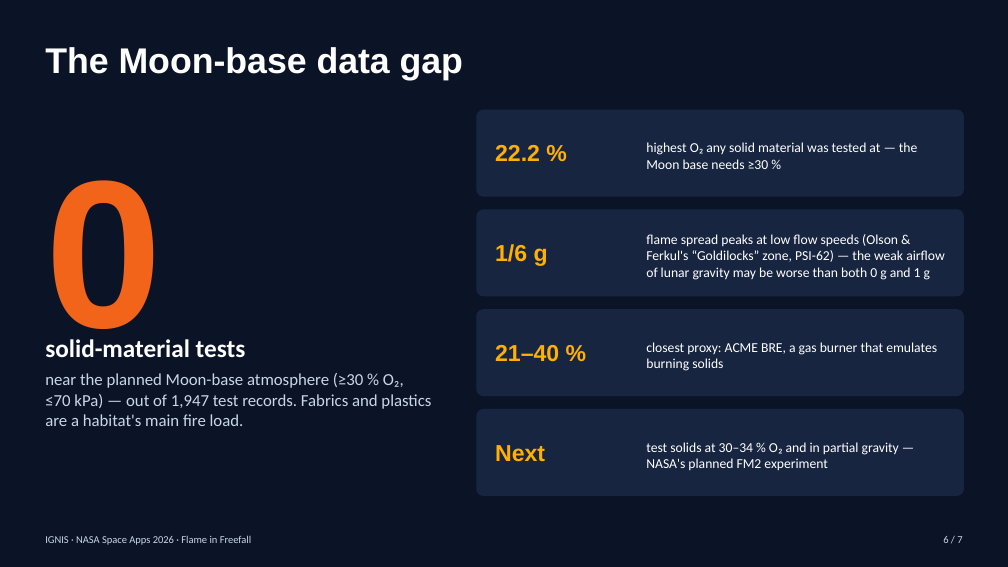
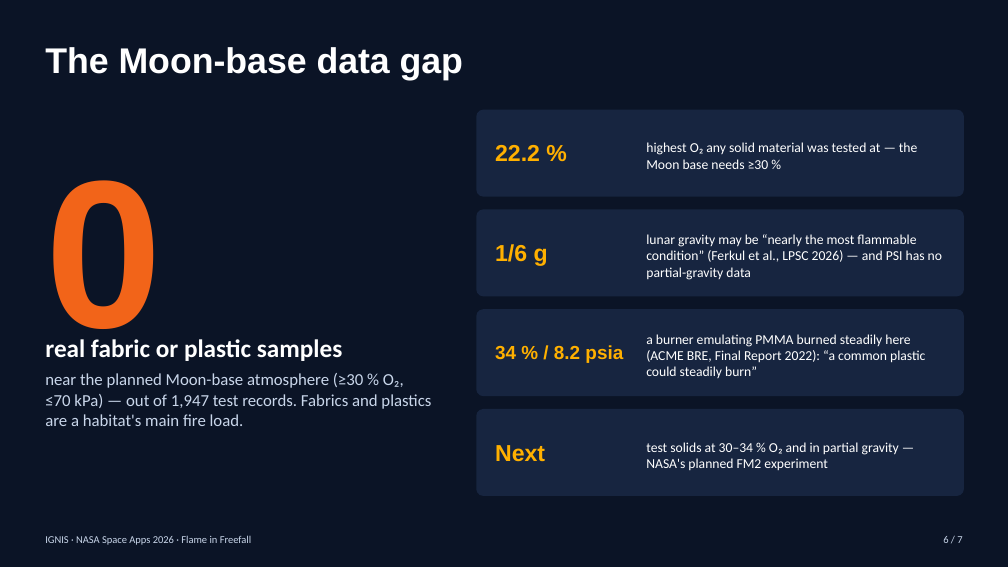
Before and after one commit to fswierta/nasa-hackathon, a slide deck: slide 6 of submission/deck.pptx. Drawn at 1008x567 pixels with LibreOffice and Linux fonts; fonts in the diff are those of the drawing. Boxes give left, top, right and bottom in pixels: in the first picture for what was removed or moved away, otherwise in the second. Text is boxed around its words. In the diff, an @@ line names an element or a change of style, - is before the commit and + after.

```diff
--- a/submission/deck.pptx
+++ b/submission/deck.pptx
@@ text at (646, 234, 942, 280): text changed @@
-flame spread peaks at low flow speeds (Olson & Ferkul's “Goldilocks” zone, PSI-62) — the weak airflow of lunar gravity may be worse than both 0 g and 1 g
+lunar gravity may be “nearly the most flammable condition” (Ferkul et al., LPSC 2026) — and PSI has no partial-gravity data
@@ text at (45, 339, 342, 361): text changed @@
-solid-material tests
+real fabric or plastic samples
@@ text at (495, 345, 623, 363): text changed; size 22 to 18 pt @@
-21–40 %
+34 % / 8.2 psia
@@ text at (646, 334, 925, 378): text changed @@
-closest proxy: ACME BRE, a gas burner that emulates burning solids
+a burner emulating PMMA burned steadily here (ACME BRE, Final Report 2022): “a common plastic could steadily burn”
```
Also in this commit, not shown: 8 other files.
